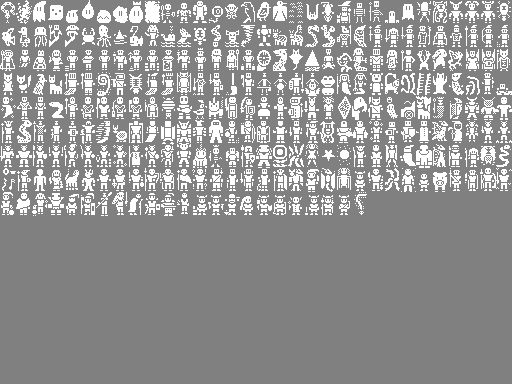
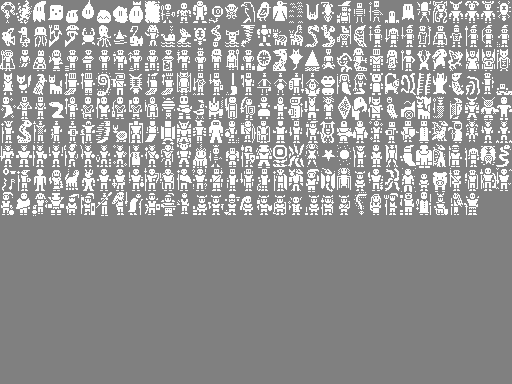
Before/after of a 512 × 384 layered artwork. What changed in the layer stack:
painted on "Background" over [370, 192, 479, 215]
